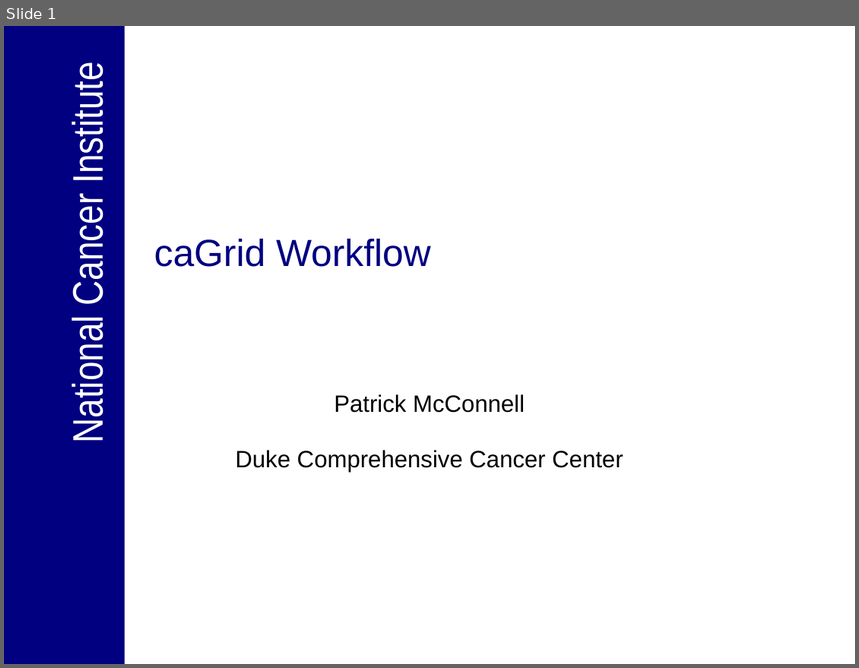
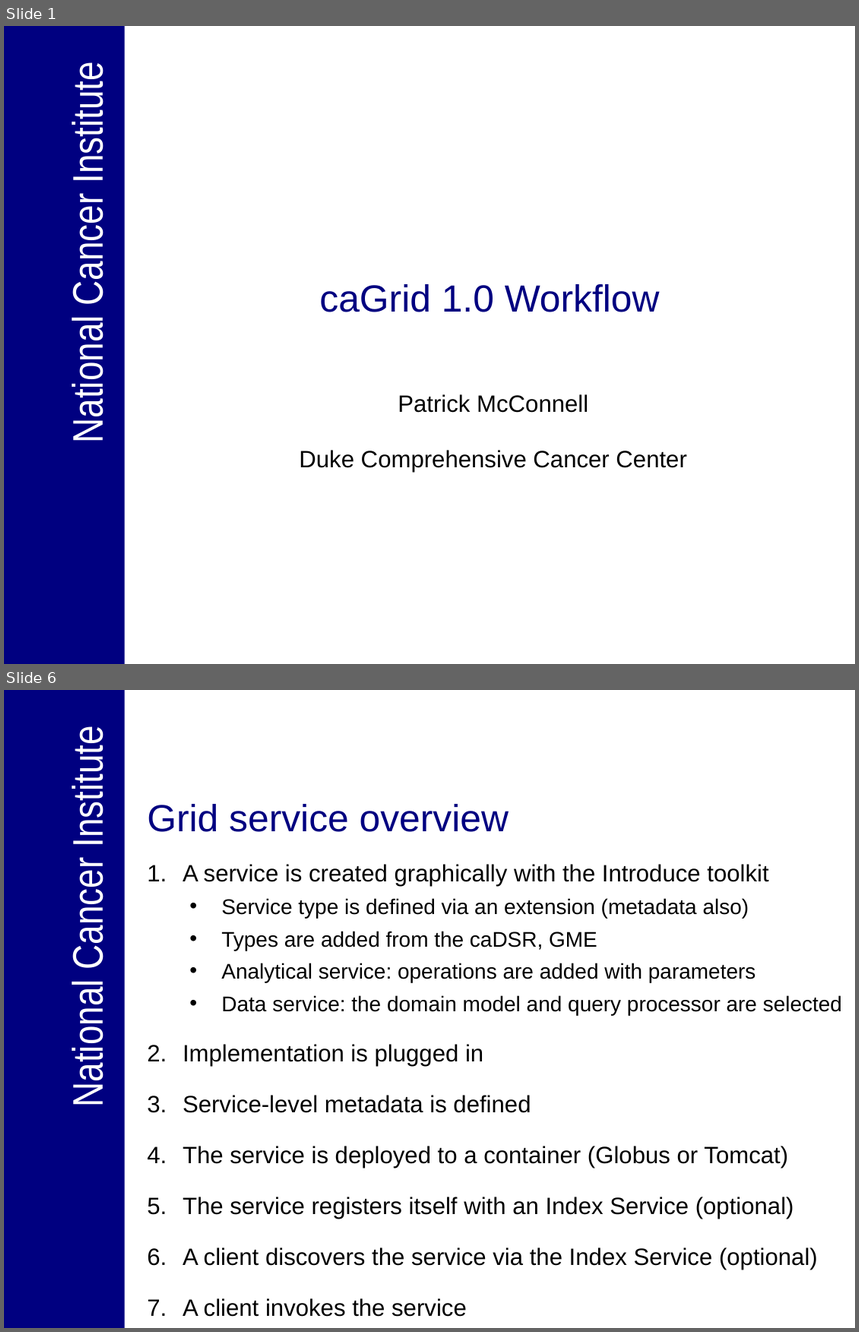
Before and after one commit to NCIP/cagrid-portal, a slide deck: cagrid-1-0/Documentation/presentations/20060918_ICR/workflow_icr_f2f_2006_09_18.ppt. Shown one above the other, each under a label of ours: slide 1 before the commit, slides 1 and 6 after it; the slides between them are not shown. The pictures are 859x668 and 859x1332 pixels, drawn with LibreOffice and Linux fonts; fonts in the diff are those of the drawing; background and template pictures are left out. Boxes give left, top, right and bottom in pixels: in the first picture for what was removed or moved away, otherwise in the second. Text is boxed around its words. In the diff, an @@ line names an element or a change of style, - is before the commit and + after.

```diff
--- a/cagrid-1-0/Documentation/presentations/20060918_ICR/workflow_icr_f2f_2006_09_18.ppt
+++ b/cagrid-1-0/Documentation/presentations/20060918_ICR/workflow_icr_f2f_2006_09_18.ppt
@@ slide 6 added at [4,690,855,1328], background #FFFFFF; not listed: 2 template elements that a slide beside it also shows @@
@@ title added at [147,804,509,832], 32 pt, text #000080 @@
+Grid service overview
@@ text added at [183,864,842,1317], 20 pt, text #000000 @@
+1. A service is created graphically with the Introduce toolkit
+  • Service type is defined via an extension (metadata also)
+  • Types are added from the caDSR, GME
+  • Analytical service: operations are added with parameters
+  • Data service: the domain model and query processor are selected
+2. Implementation is plugged in
+3. Service-level metadata is defined
+4. The service is deployed to a container (Globus or Tomcat)
+5. The service registers itself with an Index Service (optional)
+6. A client discovers the service via the Index Service (optional)
+7. A client invokes the service
@@ slide 1 changed as well @@
@@ title at [319,284,660,313]: text changed @@
-caGrid Workflow
+caGrid 1.0 Workflow
@@ subtitle "Patrick McConnell": place and size @@
-subtitle "Patrick McConnell" at [235,395,623,472]
+subtitle "Patrick McConnell" at [299,395,686,472]
```
Also in this commit, not shown: 1 other slide changed, 25 other slides added.
